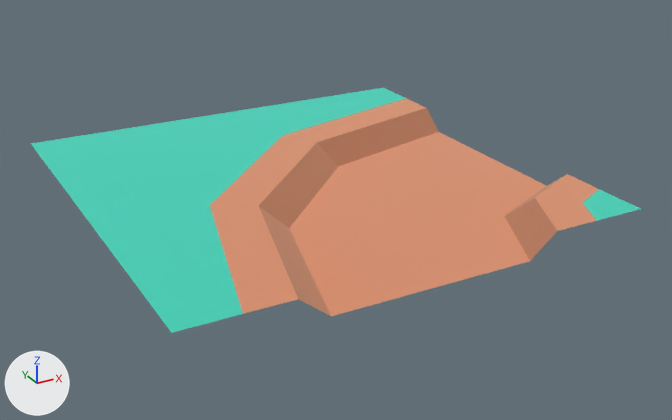
A saved change to the glTF model packs/nature-kit/ground-pathbend.glb.
One viewpoint serves both versions: a 50 mm camera at (-0.88, -1.722, 0.708) aimed at (0.04, -0.049, -0.129). The lights are fixed; the arrows at lower left show +X, +Y and +Z. The older version comes first. Where no turn or scale is listed for an object, it has been applied to the vertices.

The first picture shows 'ground_pathBend'.
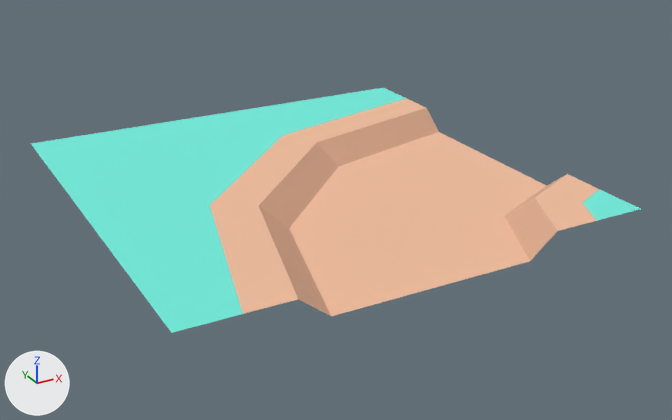
Boxes (x1, y1, x2, y2) around the edits, measured in the pictures (672 x 420 px):
'ground_pathBend', surface changed: (31, 88, 641, 333) in both

Diff of the bpy script that builds the scene:
```diff
--- a/packs/nature-kit/ground-pathbend.glb.py
+++ b/packs/nature-kit/ground-pathbend.glb.py
@@ mat_dirt @@
 mat_dirt.base_color = (0.886, 0.514, 0.341)  # beige #f2be9e
-mat_dirt.metallic = 1.0
 mat_dirt.roughness = 1.0
@@ mat_grass @@
 mat_grass.base_color = (0.173, 0.847, 0.722)  # cyan #73eddd
-mat_grass.metallic = 1.0
 mat_grass.roughness = 1.0
@@ mat_dirtdark @@
 mat_dirtdark.base_color = (0.71, 0.408, 0.271)  # beige #dbab8e
-mat_dirtdark.metallic = 1.0
 mat_dirtdark.roughness = 1.0
@@ ob_tmpparent @@
-ob_tmpparent = bpy.data.objects.new('tmpParent', None)
-ob_tmpparent.location = (0.0, 0.0, 0.0)
```
